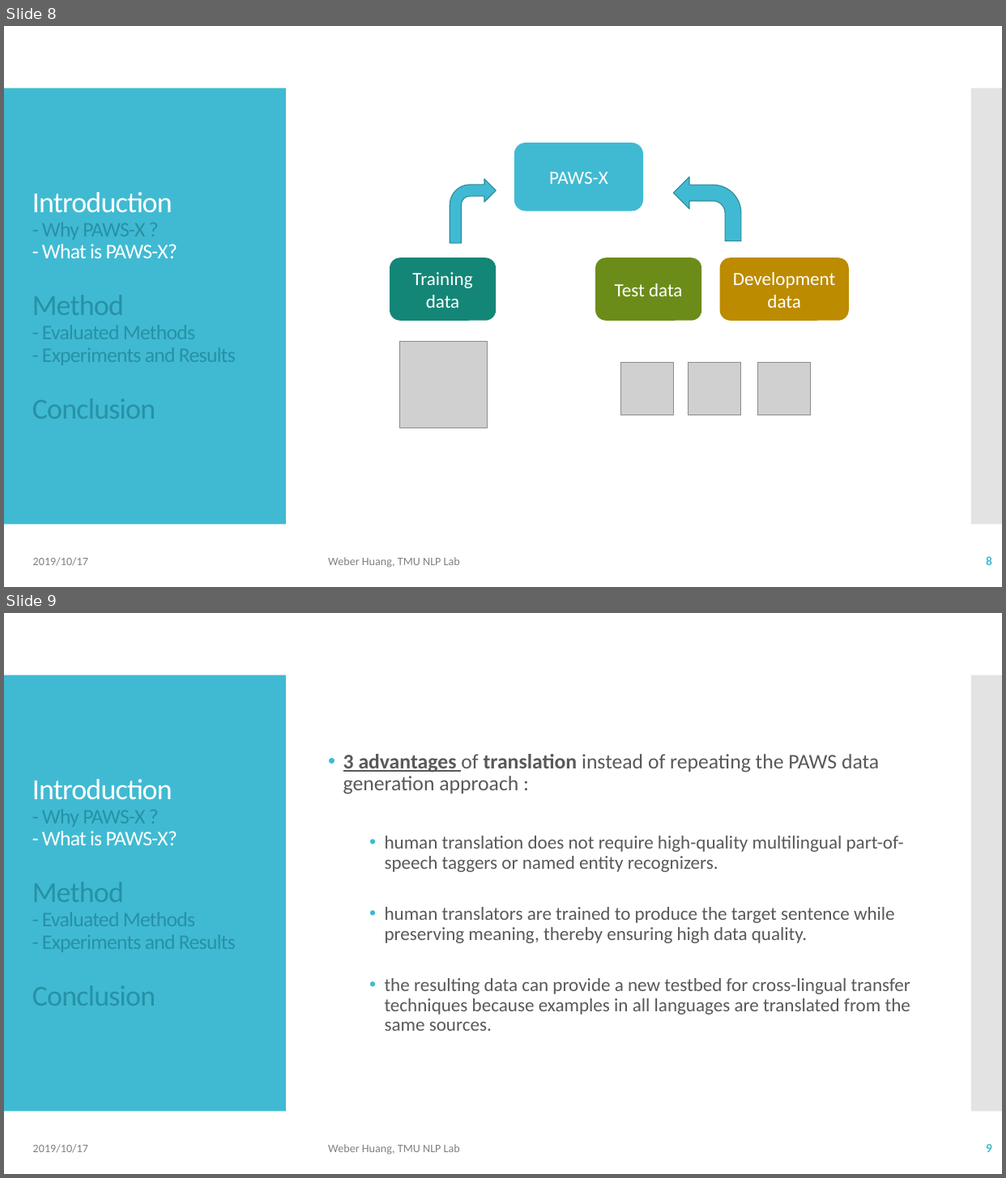
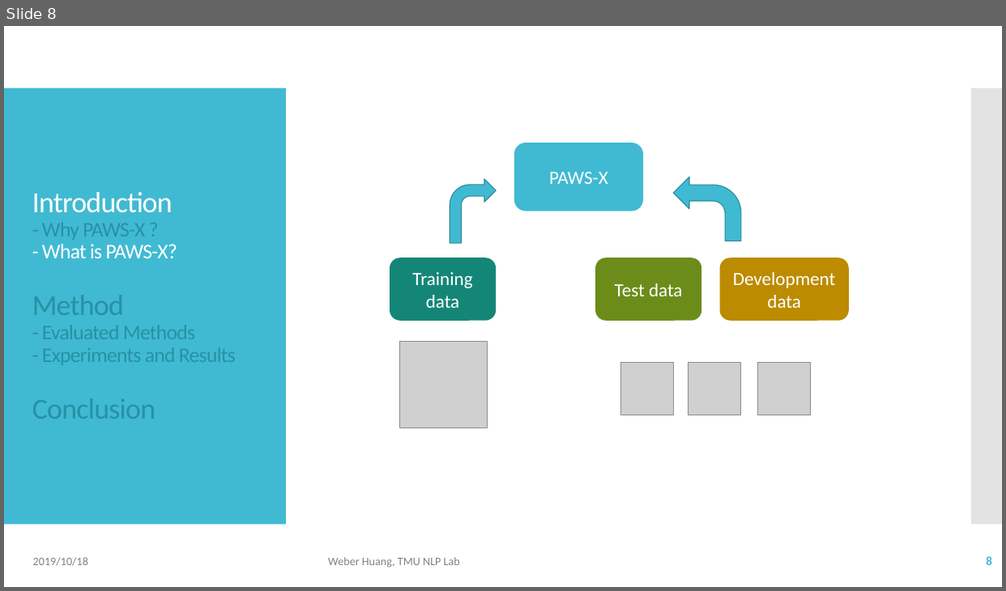
Before and after one commit to Weber12321/TMU-GIDS, a slide deck: Lab/Paper Survey 1/Paper survey I.pptx. Shown one above the other, each under a label of ours: slides 8 and 9 before the commit, slide 8 after it. The pictures are 1006x1178 and 1006x591 pixels, drawn with LibreOffice and Linux fonts; fonts in the diff are those of the drawing; grey boxes stand for pictures. Boxes give left, top, right and bottom in pixels: in the first picture for what was removed or moved away, otherwise in the second. Text is boxed around its words. In the diff, an @@ line names an element or a change of style, - is before the commit and + after.

```diff
--- a/Lab/Paper Survey 1/Paper survey I.pptx
+++ b/Lab/Paper Survey 1/Paper survey I.pptx
@@ slide 9 removed at bbox=[4, 613, 1002, 1174], background #FFFFFF; not listed: 2 template elements that a slide beside it also shows @@
@@ text removed at bbox=[343, 754, 910, 1031] @@
-• 3 advantages of translation instead of repeating the PAWS data generation approach :
-  • human translation does not require high-quality multilingual part-of-speech taggers or named entity recognizers.
-  • human translators are trained to produce the target sentence while preserving meaning, thereby ensuring high data quality.
-  • the resulting data can provide a new testbed for cross-lingual transfer techniques because examples in all languages are translated from the same sources.
@@ title removed at bbox=[32, 779, 236, 1006] @@
-Introduction
-- Why PAWS-X ?
-- What is PAWS-X?
-Method
-- Evaluated Methods
-- Experiments and Results
-Conclusion
@@ text removed at bbox=[33, 1144, 88, 1153] @@
-2019/10/17
@@ text removed at bbox=[328, 1144, 460, 1155] @@
-Weber Huang, TMU NLP Lab
@@ page number removed at bbox=[986, 1144, 992, 1152] @@
-9
@@ slide 8 changed as well @@
@@ text at bbox=[33, 557, 88, 566]: text changed @@
-2019/10/17
+2019/10/18
```
Also in this commit, not shown: 18 other slides changed, 3 other files.
